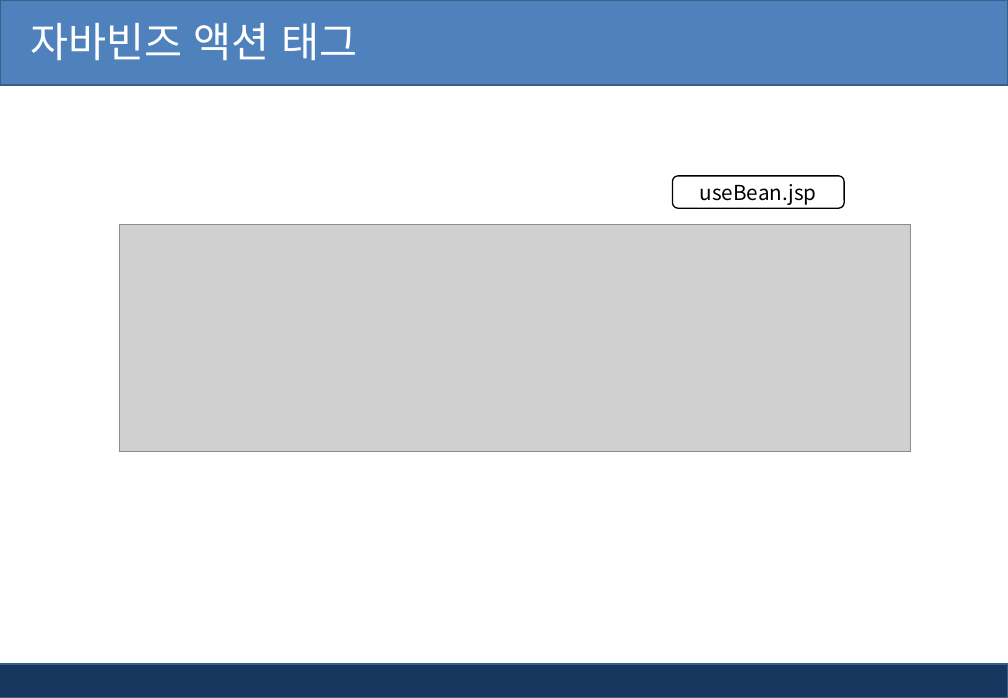
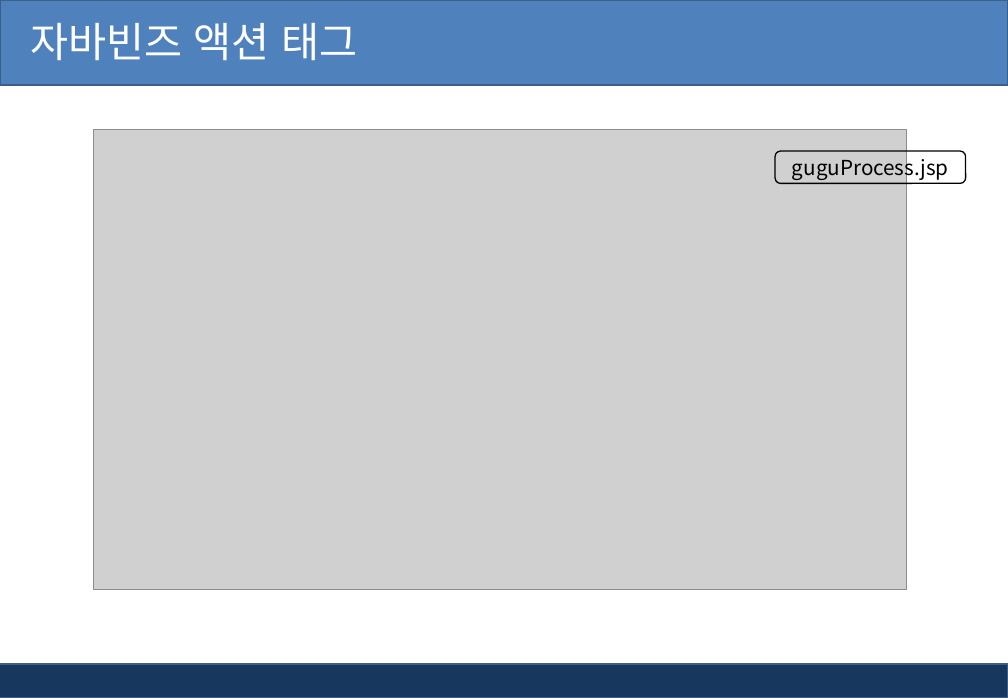
Before and after one commit to AhNyx/js_works, a slide deck: slide 47 of ppt/jsp_ppt/2장. Jsp 태그(스크립트, 디렉티브태그).pptx (slide 45 before the commit). Drawn at 1008x698 pixels with LibreOffice and Linux fonts; fonts in the diff are those of the drawing; grey boxes stand for pictures; background and template pictures are left out. Boxes give left, top, right and bottom in pixels: in the first picture for what was removed or moved away, otherwise in the second. Text is boxed around its words. In the diff, an @@ line names an element or a change of style, - is before the commit and + after.

```diff
--- a/ppt/jsp_ppt/2장. Jsp 태그(스크립트, 디렉티브태그).pptx
+++ b/ppt/jsp_ppt/2장. Jsp 태그(스크립트, 디렉티브태그).pptx
@@ picture added at (94, 129, 907, 590) @@
@@ rounded rectangle "guguProcess.jsp": place and size @@
-rounded rectangle "guguProcess.jsp" at (673, 176, 844, 208)
+rounded rectangle "guguProcess.jsp" at (775, 151, 966, 183)
@@ text in rounded rectangle at (792, 154, 949, 180): text changed @@
-useBean.jsp
+guguProcess.jsp
@@ picture removed at (120, 224, 911, 451) @@
```
Also in this commit, not shown: 26 other slides changed, 2 slides added, 27 other files.
